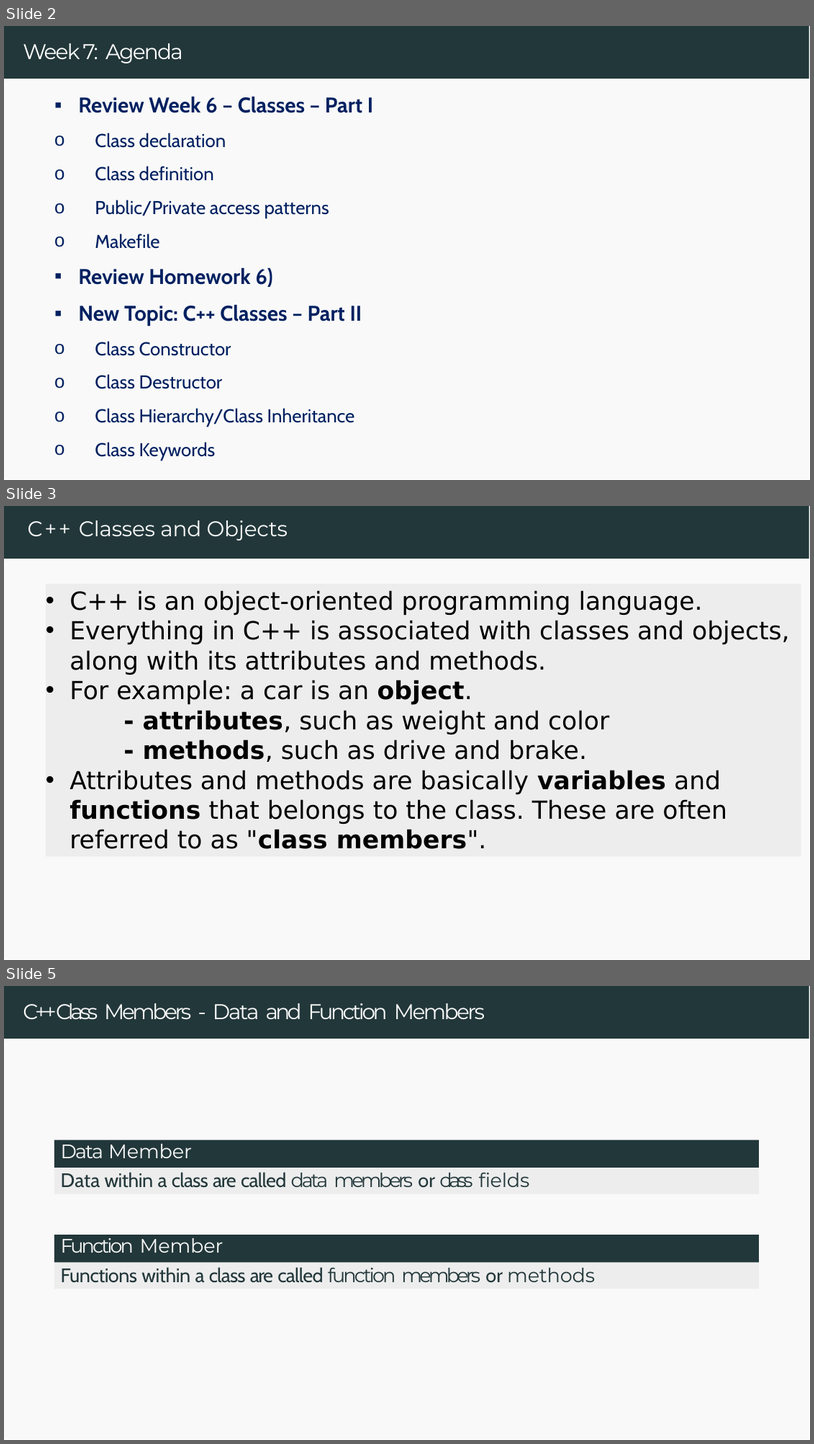
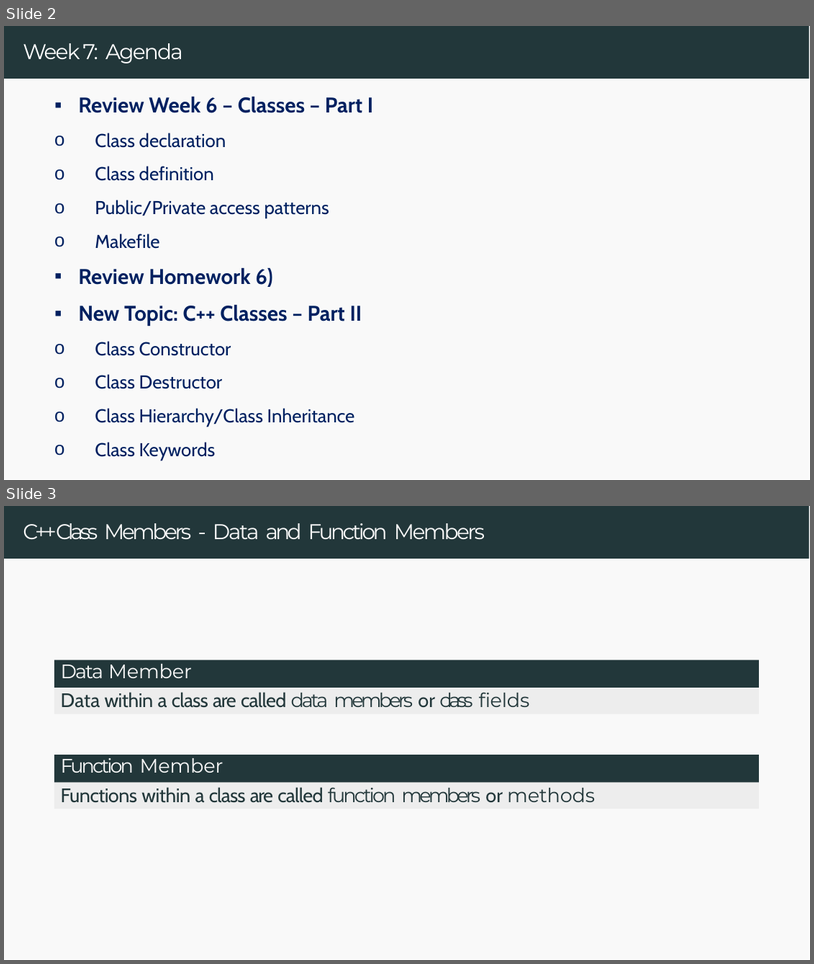
Before and after one commit to owenjchen/cpp, a slide deck: Week7_Classes_Part_2.pptx. Shown one above the other, each under a label of ours: slides 2, 3 and 5 before the commit, slides 2 and 3 after it; the slides between them are not shown. The pictures are 814x1444 and 814x964 pixels, drawn with LibreOffice and Linux fonts; fonts in the diff are those of the drawing. Boxes give left, top, right and bottom in pixels: in the first picture for what was removed or moved away, otherwise in the second. Text is boxed around its words. In the diff, an @@ line names an element or a change of style, - is before the commit and + after.

```diff
--- a/Week7_Classes_Part_2.pptx
+++ b/Week7_Classes_Part_2.pptx
@@ slide 3 removed at <box>4,506,810,960</box>, background #FFFFFF; not listed: 2 template elements that a slide beside it also shows @@
@@ title removed at <box>28,520,288,541</box> @@
-C++ Classes and Objects
@@ rectangle removed at <box>46,584,802,856</box> @@
-• C++ is an object-oriented programming language.
-• Everything in C++ is associated with classes and objects, along with its attributes and methods.
-            • For example: a car is an object.
-                - attributes, such as weight and color
-  - methods, such as drive and brake.
-• Attributes and methods are basically variables and functions that belongs to the class. These are often referred to as "class members".
@@ what was slide 5 is now slide 3 @@
```
Also in this commit, not shown: 1 slide changed, 11 slides added, 7 other slides removed, 27 other files.
